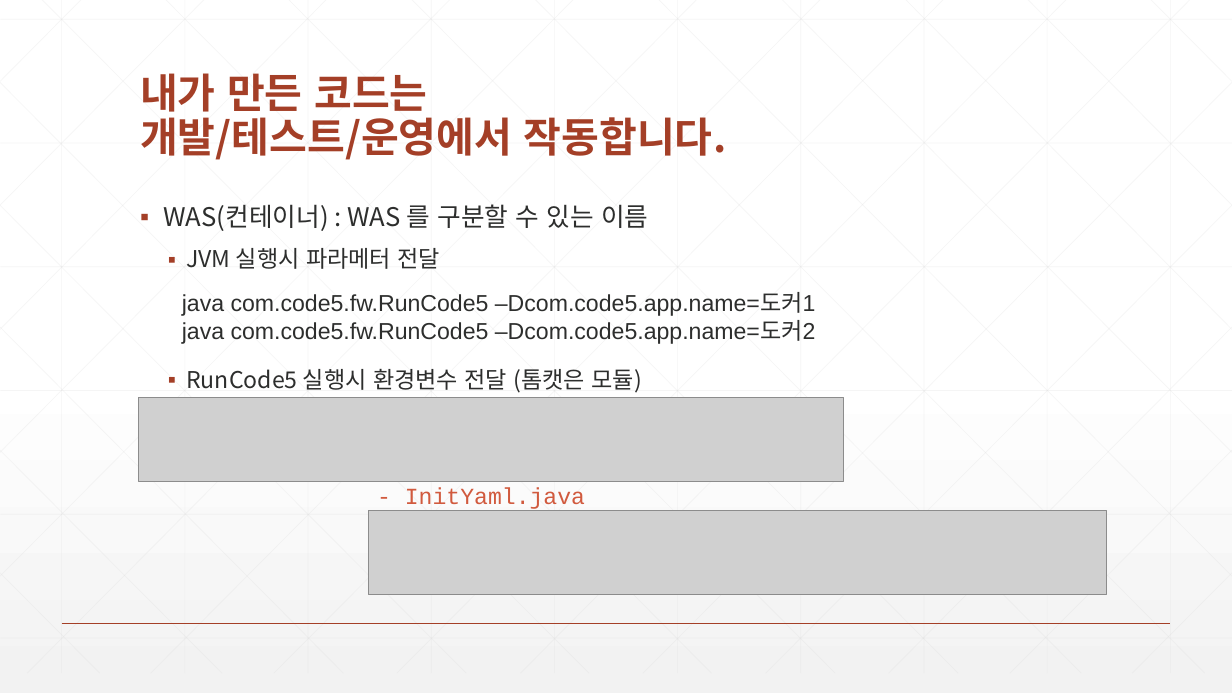
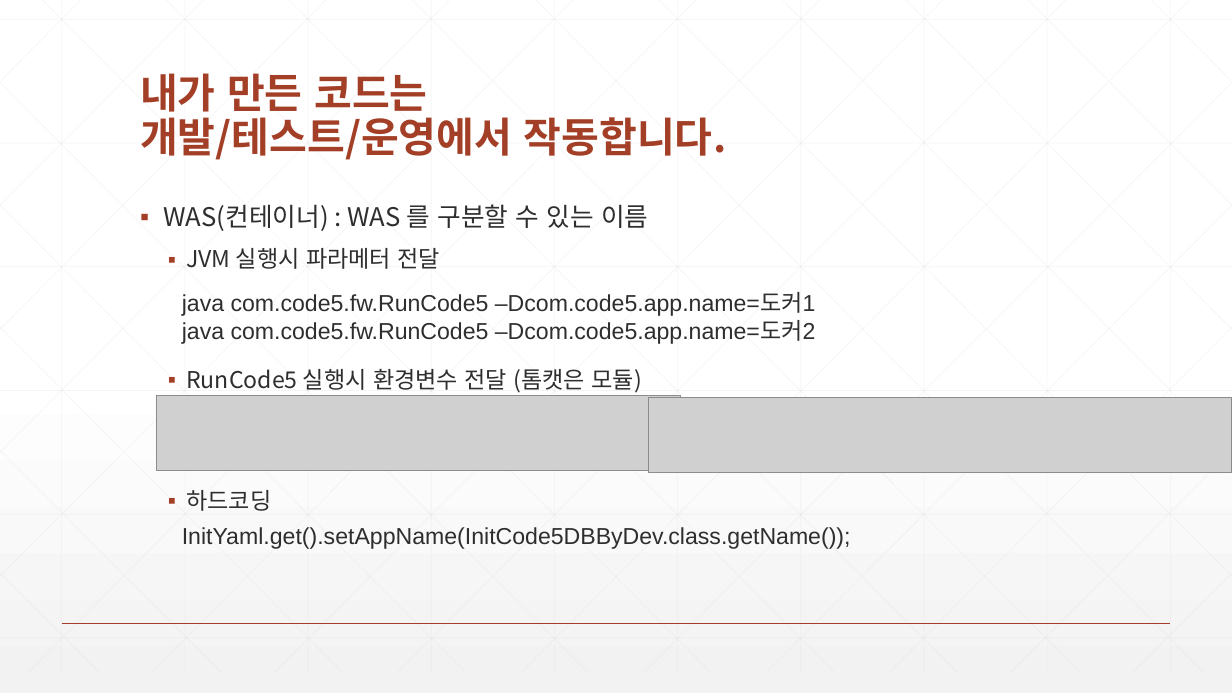
Before and after one commit to zeroshift01/code5, a slide deck: slide 7 of inflearn01/doc/내가만든코드는개발테스트운영에서작동합니다.pptx. Drawn at 1232x693 pixels with LibreOffice and Linux fonts; fonts in the diff are those of the drawing; grey boxes stand for pictures. Boxes give left, top, right and bottom in pixels: in the first picture for what was removed or moved away, otherwise in the second. Text is boxed around its words. In the diff, an @@ line names an element or a change of style, - is before the commit and + after.

```diff
--- a/inflearn01/doc/내가만든코드는개발테스트운영에서작동합니다.pptx
+++ b/inflearn01/doc/내가만든코드는개발테스트운영에서작동합니다.pptx
@@ picture: place and size @@
-picture at <box>139,397,845,482</box>
+picture at <box>156,396,680,471</box>
@@ picture: place and size @@
-picture at <box>369,510,1107,595</box>
+picture at <box>649,397,1232,473</box>
@@ text at <box>186,490,271,511</box>: paragraph added @@
+  ▪ 하드코딩
@@ text removed at <box>405,488,585,512</box> @@
-- InitYaml.java
@@ text added at <box>182,527,851,549</box>, 18 pt, text #2D2E2D @@
+InitYaml.get().setAppName(InitCode5DBByDev.class.getName());
```
Also in this commit, not shown: 1 other slide changed, 7 other files.
